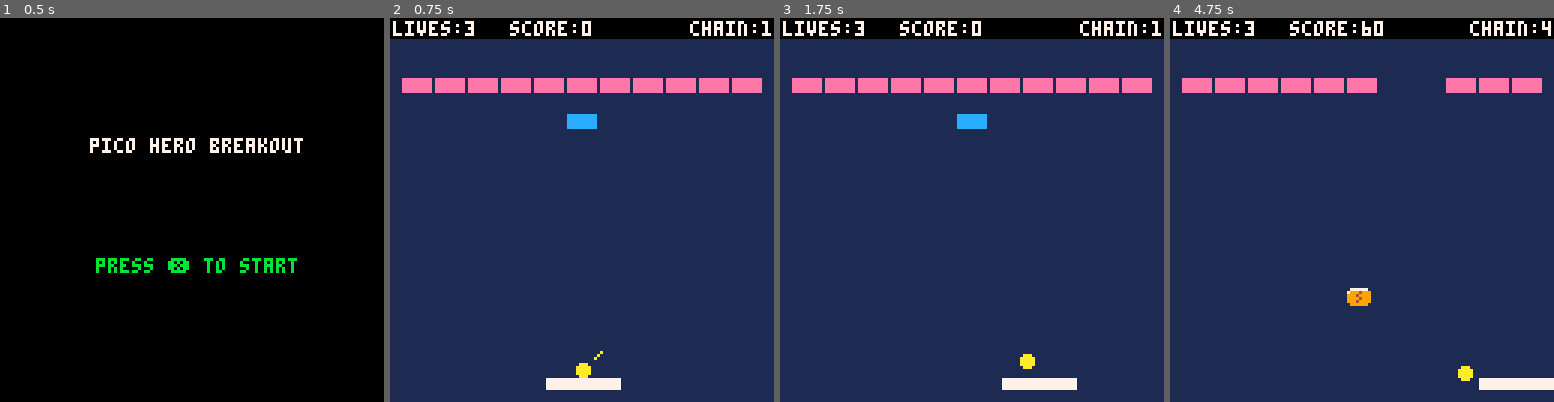
Above: before the commit, frames 1-4 (left to right).
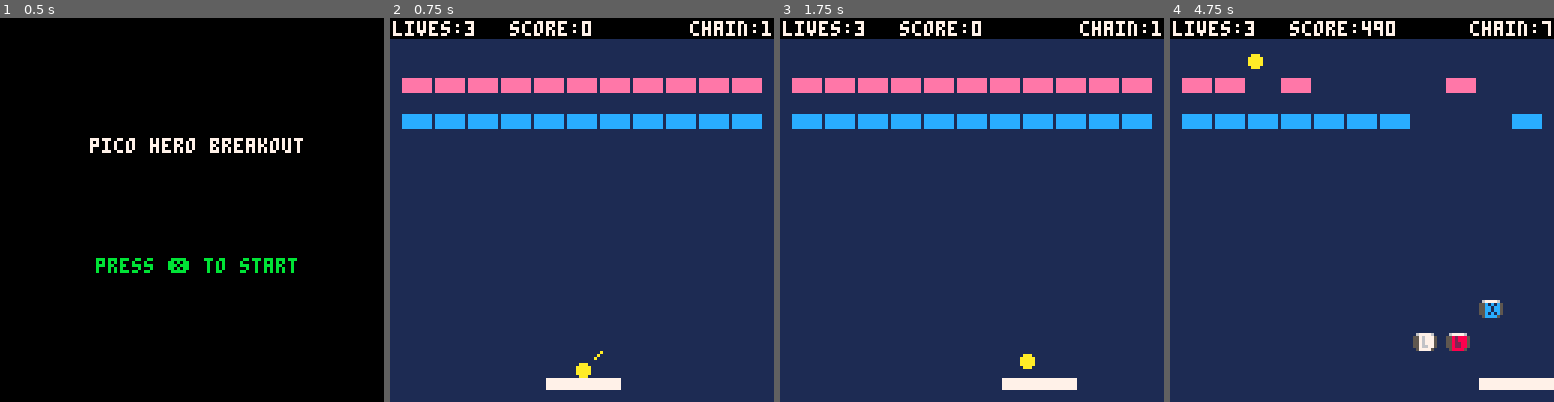
Above: after the commit, the same moments.

Repository: steka/lazydevs-pico8-breakout-hero
Game: PICO-8 cartridge hero1.p8
Two runs of this game, one before a commit and one after it. Both use one fixed random seed, a clock stepped at 60 frames per second and the inputs below.
Inputs:
- Up to frame 1 (0.5 s): no input
- Up to frame 2 (0.75 s): tap O (Z key) at 0.7 s
- Up to frame 3 (1.75 s): hold Right from 1.6 s (still down); tap O (Z key) at 1.7 s
- Up to frame 4 (4.75 s): release Right at 2.1 s; tap O (Z key) every 0.4 s from 2.1 to 4.5 s; hold Right 2.47-3.03 s; hold Left 3.08-3.58 s; hold Right 4.02-4.68 s

Frame 1 is identical in both runs. In frame 2, 3.1% of the frame differs, in the area x 3-97%, y 25-29%; in frame 3, 3.1%; in frame 4, 5.4%, in the area x 3-99%, y 0-95%.

Commit message:
Breakout #22 - Pickup Types
https://www.youtube.com/watch?v=T1ATYF_PPn0

Diff:
--- a/hero1.p8
+++ b/hero1.p8
@@ -3,8 +3,7 @@
 __lua__
 --goals
 -- 6. powerups
---     - sound effect
---     - pill types
+--     - black pill
 
 --     - speed down
 --     - 1up
@@ -28,7 +27,7 @@
  levelnum = 1
  levels={}
  --levels[1] = "x5b"
- levels[1] = "b9b/x4p"
+ levels[1] = "b9b/p9p"
  --levels[1] = "hxixsxpxbxbxbxbxbxbxbxbxbxbxbxbxbxbxbxbxbxbxbxbxbxbxbxbxbxbxbxbxbxbxbxbxb"
  --levels[1] = "////x4b/s9s"
 end
@@ -345,6 +344,7 @@
   ball_y=nexty
 
   -- move pills
+  -- check collision for pills
   for i=1,#pill_x do
    if pill_v[i] then
     pill_y[i]+=0.7
@@ -352,8 +352,8 @@
      pill_v[i]=false
     end
     if box_box(pill_x[i],pill_y[i],8,6,pad_x,pad_y,pad_w,pad_h) then
-     debug = "pickup!!"
      pill_v[i]=false
+     sfx(11)
     end
    end
   end
@@ -400,7 +400,7 @@
    chain+=1
    chain=mid(1,chain,7)
   end
-  spawnpill(brick_x[_i],brick_y[_i],1)
+  spawnpill(brick_x[_i],brick_y[_i])
  elseif brick_t[_i]=="s" then
   sfx(2+chain)
   brick_t[_i]="zz"
@@ -412,7 +412,11 @@
  end
 end
 
-function spawnpill(_x,_y,_t)
+function spawnpill(_x,_y)
+ local _t
+
+ _t = flr(rnd(7))+1
+
  add(pill_x,_x)
  add(pill_y,_y)
  add(pill_v,true)
@@ -522,7 +526,12 @@
 
  for i=1,#pill_x do
   if pill_v[i] then
-   spr(1,pill_x[i],pill_y[i])
+   if pill_t[i]==5 then
+    palt(0,false)
+    palt(15,true)
+   end
+   spr(pill_t[i],pill_x[i],pill_y[i])
+   palt()
   end
  end
 
@@ -580,21 +589,24 @@
  end
 end
 __gfx__
-00000000077777700000000000000000000000000000000000000000000000000000000000000000000000000000000000000000000000000000000000000000
-00000000799949990000000000000000000000000000000000000000000000000000000000000000000000000000000000000000000000000000000000000000
-00700700999499990000000000000000000000000000000000000000000000000000000000000000000000000000000000000000000000000000000000000000
-00077000999949990000000000000000000000000000000000000000000000000000000000000000000000000000000000000000000000000000000000000000
-00077000999499990000000000000000000000000000000000000000000000000000000000000000000000000000000000000000000000000000000000000000
-00700700099999900000000000000000000000000000000000000000000000000000000000000000000000000000000000000000000000000000000000000000
-…(12 lines of a section not shown)…
+0000000006777760067777600677776006777760f677776f06777760067777600000000000000000000000000000000000000000000000000000000000000000
+00000000559949955576777555b33bb555c1c1c55508800555e222e5558288850000000000000000000000000000000000000000000000000000000000000000
+00700700559499955576777555b3bbb555cc1cc55508080555e222e5558288850000000000000000000000000000000000000000000000000000000000000000
+00077000559949955576777555b3bbb555cc1cc55508800555e2e2e5558228850000000000000000000000000000000000000000000000000000000000000000
+00077000559499955576677555b33bb555c1c1c55508080555e2e2e5558228850000000000000000000000000000000000000000000000000000000000000000
+00700700059999500577775005bbbb5005cccc50f500005f05eeee50058888500000000000000000000000000000000000000000000000000000000000000000
+0000000000000000000000000000000000000000ffffffff00000000000000000000000000000000000000000000000000000000000000000000000000000000
+0000000000000000000000000000000000000000ffffffff00000000000000000000000000000000000000000000000000000000000000000000000000000000
+…(13 lines of a section not shown)…
Not shown, changed: the sound effects (__sfx__) section of hero1.p8
